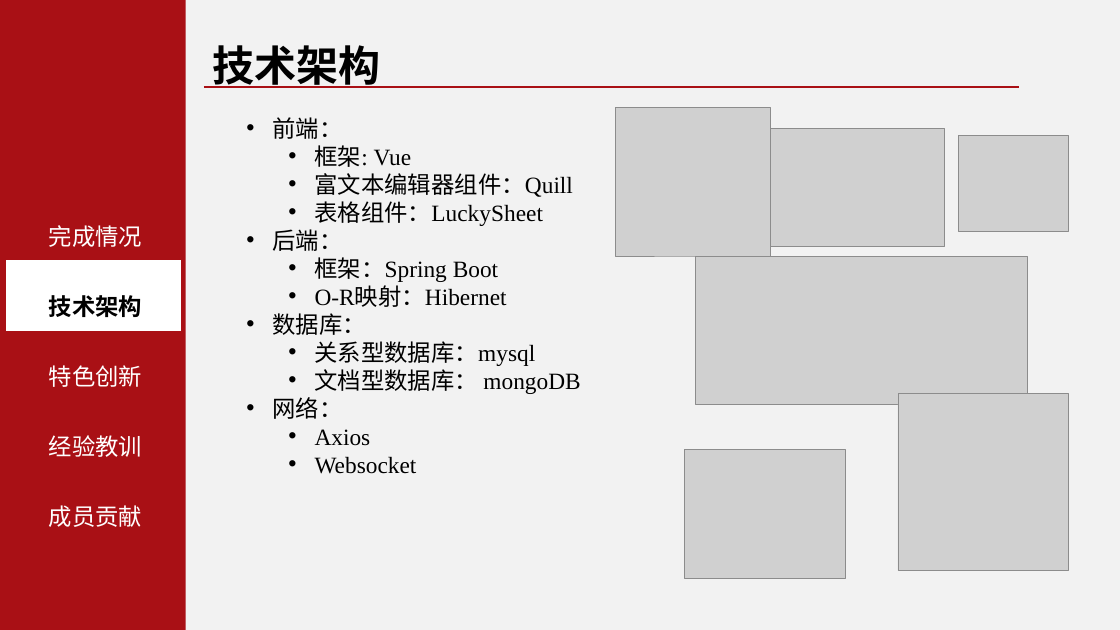
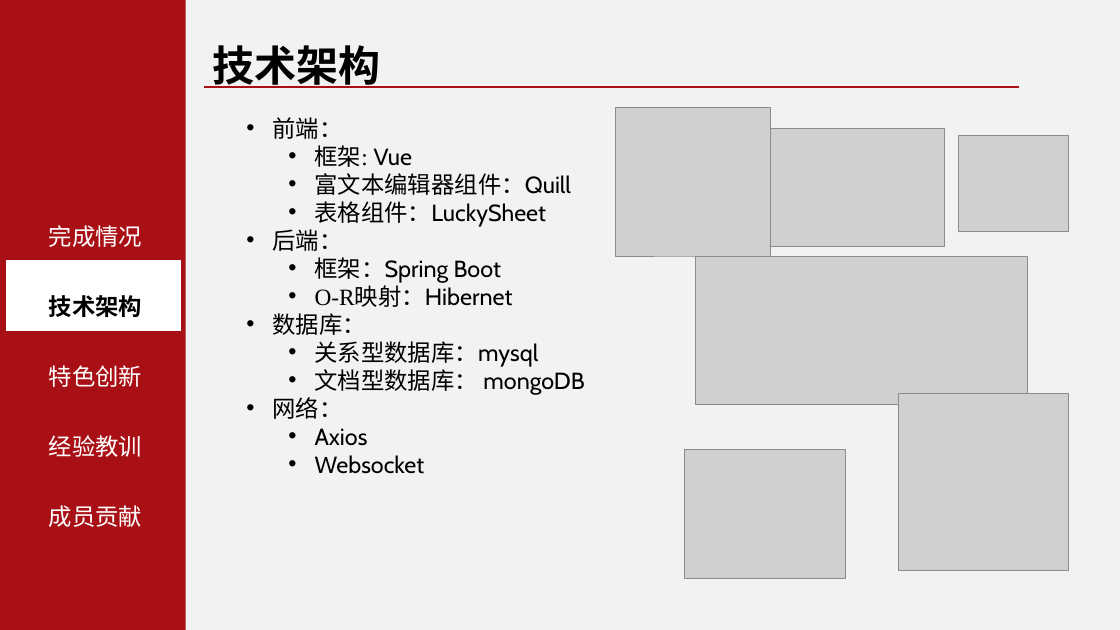
Before and after one commit to SE3330-Group12/syDoc, a slide deck: slide 5 of document/水源文档——答辩.pptx. Drawn at 1120x630 pixels with LibreOffice and Linux fonts; fonts in the diff are those of the drawing; grey boxes stand for pictures; background and template pictures are left out. Boxes give left, top, right and bottom in pixels: in the first picture for what was removed or moved away, otherwise in the second. Text is boxed around its words. In the diff, an @@ line names an element or a change of style, - is before the commit and + after.

```diff
--- a/document/水源文档——答辩.pptx
+++ b/document/水源文档——答辩.pptx
@@ text at (315, 145, 584, 474): font Times New Roman to Cabin in "Vue", "富文本编辑器组件：Quill", "表格组件：LuckySheet", "框架：Spring Boot" and 5 more places @@
```
Also in this commit, not shown: 6 other slides changed, 4 other files.
